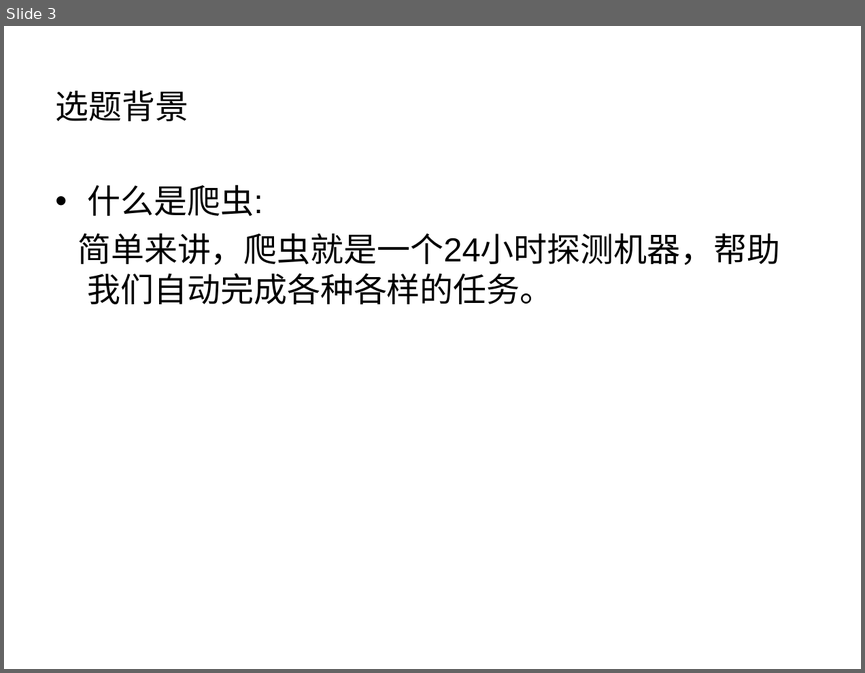
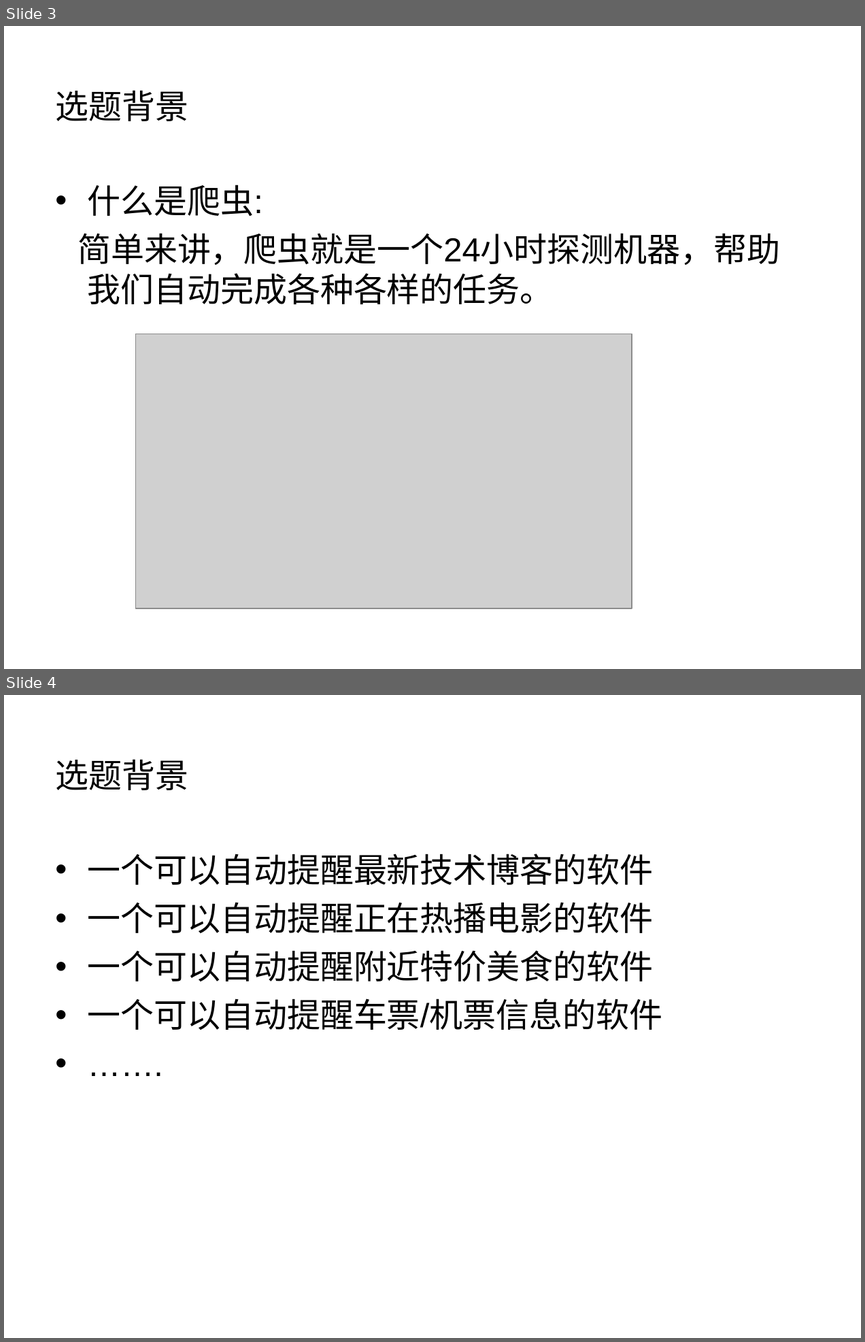
Before and after one commit to liuweiming1997/extensions, a slide deck: 论文.ppt. Shown one above the other, each under a label of ours: slide 3 before the commit, slides 3 and 4 after it. The pictures are 865x673 and 865x1342 pixels, drawn with LibreOffice and Linux fonts; fonts in the diff are those of the drawing; grey boxes stand for pictures. Boxes give left, top, right and bottom in pixels: in the first picture for what was removed or moved away, otherwise in the second. Text is boxed around its words. In the diff, an @@ line names an element or a change of style, - is before the commit and + after.

```diff
--- a/论文.ppt
+++ b/论文.ppt
@@ slide 4 added at bbox=[4, 695, 861, 1338], background #FFFFFF @@
@@ title added at bbox=[56, 759, 189, 790], 28 pt, text #000000 @@
+选题背景
@@ text added at bbox=[88, 853, 662, 1030], 28 pt, text #000000 @@
+• 一个可以自动提醒最新技术博客的软件
+• 一个可以自动提醒正在热播电影的软件
+• 一个可以自动提醒附近特价美食的软件
+• 一个可以自动提醒车票/机票信息的软件
+• …….
@@ slide 3 changed as well @@
@@ picture added at bbox=[135, 333, 631, 608] @@
```
Also in this commit, not shown: 1 other slide changed, 6 other slides added.
